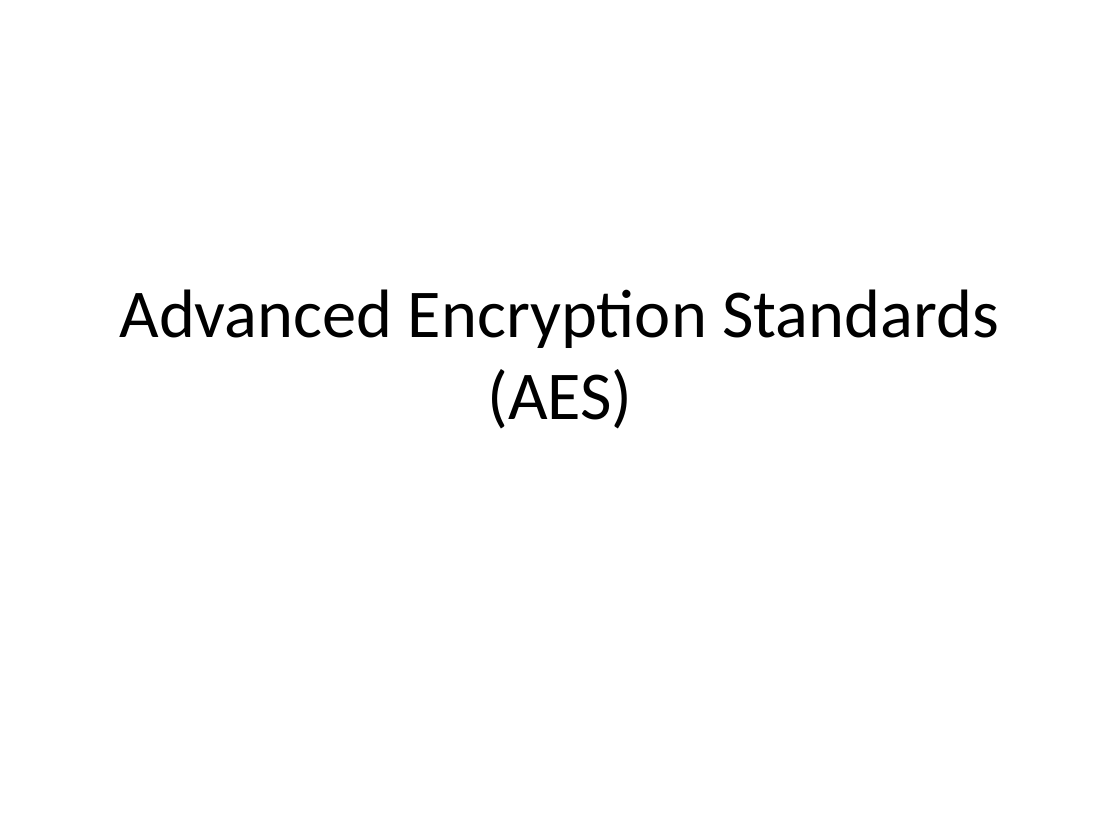
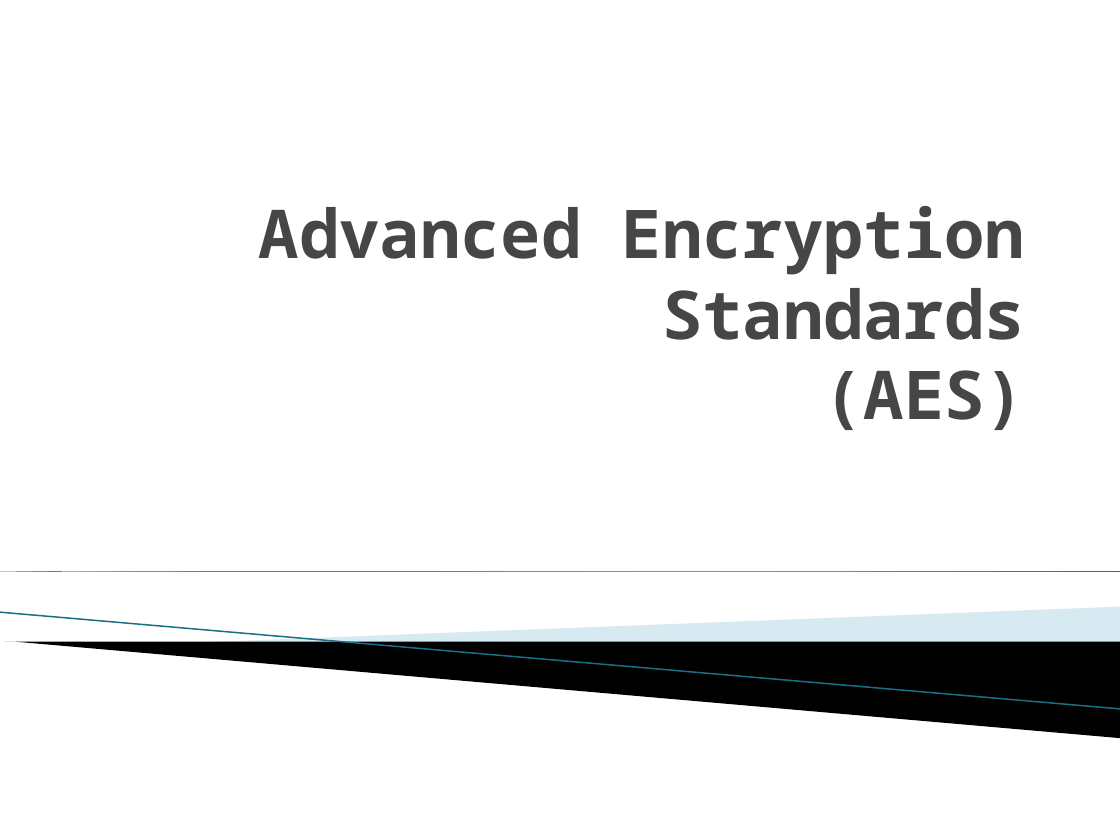
Before and after one commit to suryavalluri1/encryption_engineering, a slide deck: slide 1 of LabAssignemnts/AES_Project/Advanced Encryption Standards.pptx. Drawn at 1120x840 pixels with LibreOffice and Linux fonts; fonts in the diff are those of the drawing; background and template pictures are left out. Boxes give left, top, right and bottom in pixels: in the first picture for what was removed or moved away, otherwise in the second. Text is boxed around its words. In the diff, an @@ line names an element or a change of style, - is before the commit and + after.

```diff
--- a/LabAssignemnts/AES_Project/Advanced Encryption Standards.pptx
+++ b/LabAssignemnts/AES_Project/Advanced Encryption Standards.pptx
@@ title "Advanced Encryption Standards (AES)": place and size @@
-title "Advanced Encryption Standards (AES)" at <box>119,289,999,429</box>
+title "Advanced Encryption Standards (AES)" at <box>259,206,1025,430</box>
@@ title "Advanced Encryption Standards (AES)" at <box>259,206,1025,430</box>: size 44 to 43.2 pt, font Calibri to Noto Sans Mono, text colour #000000 to #464646, bold on; alignment centre to right; vertical alignment middle to bottom @@
@@ right triangle added at <box>0,571,1120,571</box>, fill gradient #007896 to #4CBBDF @@
@@ line added from (0, 613) to (1120, 709), #97C5D8 0.95 pt @@
@@ freeform shape added at <box>207,607,1120,666</box>, fill #A0CBDC at 40% opacity @@
@@ freeform shape added at <box>4,642,1120,738</box>, fill #000000 @@
```
Also in this commit, not shown: 1 other slide changed, 1 slide added, 2 slides removed, 2 other files.
